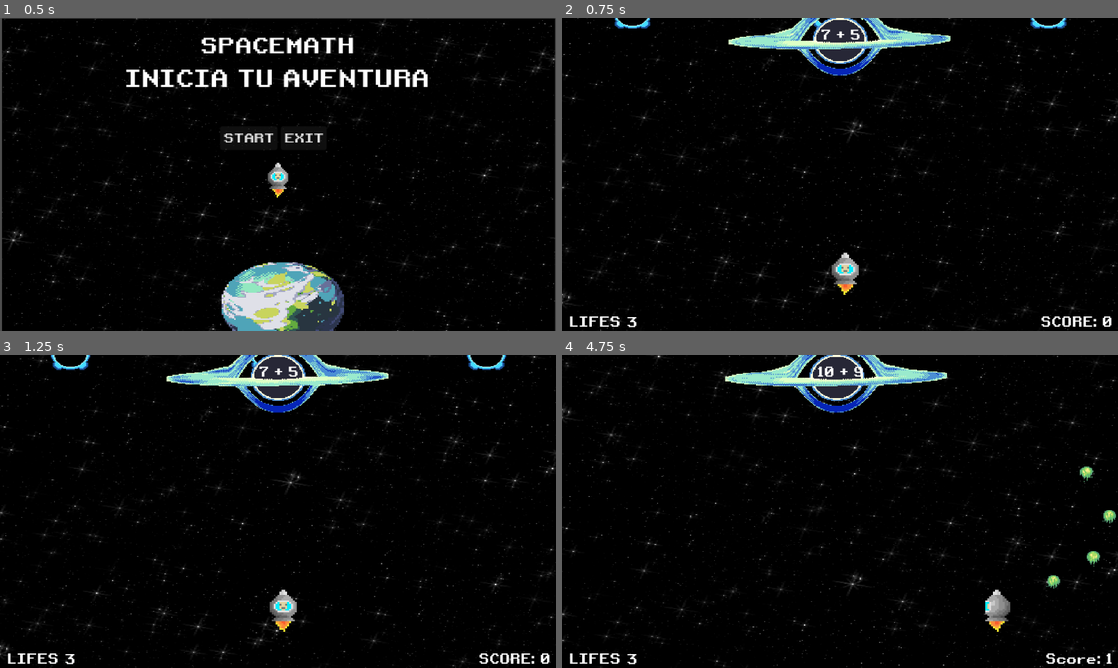
Above: before the commit, frames 1-4 (two rows, left to right).
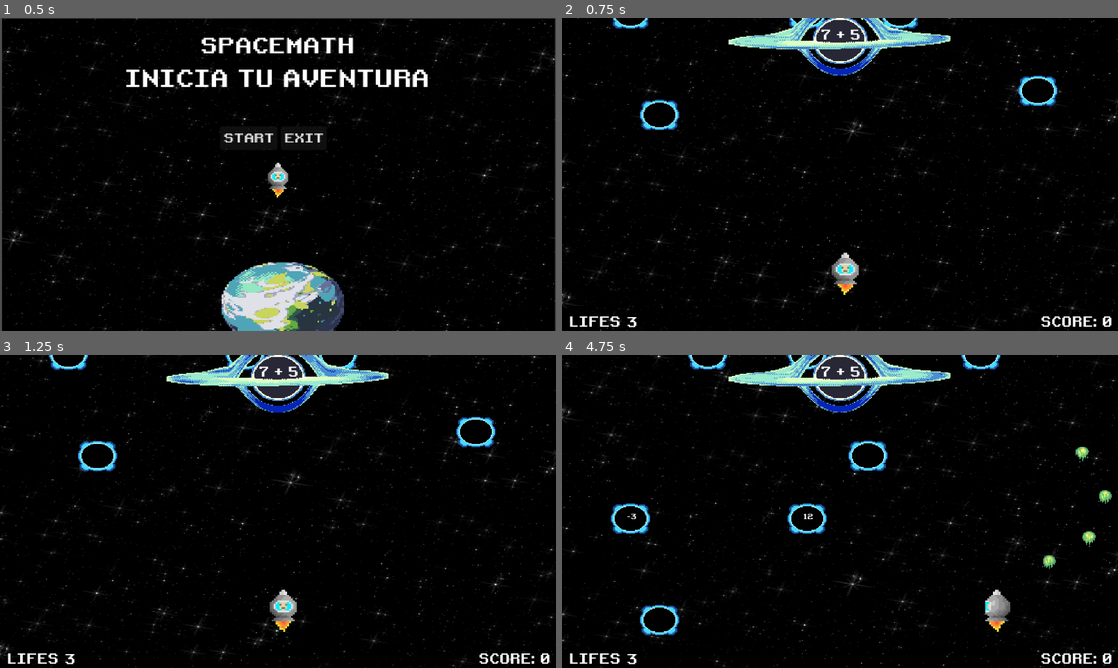
Above: after the commit, the same moments.

Repository: Keeeff9/math-kid
Game: Godot game, scene res://Scenes/menu.tscn
Same seed, same stepped clock (60 frames per second), same inputs: the game is played once before the commit and once after it.
Inputs:
- Up to frame 1 (0.5 s): no input
- Up to frame 2 (0.75 s): click "START" at 0.5 s
- Up to frame 3 (1.25 s): no input
- Up to frame 4 (4.75 s): tap Enter (ui_accept) at 1.25, 1.35, 1.52, 1.82, 2.1, 2.27, 2.57, 2.85, 3.6, 3.77, 4.07, 4.35, 4.52 s; hold Right (ui_right) 1.28-2.03 s; hold Left (ui_left) 2.03-2.78 s; hold Right (ui_right) 2.78-4.28 s; hold Left (ui_left) from 4.28 s (still down)

Frame 1 is identical in both runs. In frame 2, 0.9% of the frame differs, in the area x 9-91%, y 0-36%; in frame 3, 1.0%; in frame 4, 4.2%, in the area x 8-100%, y 0-99%.

Commit message:
Actualizaciones en el juego, leer Funciones.txt v 0.2.2 -D.M

Diff:
--- a/SpaceMath/v.0.2.2/Main_World/world.tscn
+++ b/SpaceMath/v.0.2.2/Main_World/world.tscn
@@ -6,7 +6,8 @@
 [ext_resource type="PackedScene" uid="uid://83t1p7bbqvfx" path="res://Scenes/player.tscn" id="4_glumr"]
 [ext_resource type="PackedScene" uid="uid://dndkq82gsvscg" path="res://Scenes/collision.tscn" id="5_y0hwq"]
 [ext_resource type="PackedScene" uid="uid://g23050u7d6na" path="res://Scenes/gui.tscn" id="7_u4wrg"]
-[ext_resource type="PackedScene" uid="uid://1ywt8pegwruk" path="res://Scenes/EmptyPos.tscn" id="8_2y3o6"]
+[ext_resource type="PackedScene" uid="uid://1ywt8pegwruk" path="res://Scenes/EnemyPos.tscn" id="8_2y3o6"]
+[ext_resource type="PackedScene" uid="uid://8oxns2yfh5i7" path="res://Scenes/menu_pausa.tscn" id="8_uhaoi"]
 
 [node name="main" type="Node2D"]
 script = ExtResource("1_86qvf")
@@ -42,13 +43,27 @@
 [node name="PositionEnemy" type="Node" parent="."]
 
 [node name="Enemy1" parent="PositionEnemy" instance=ExtResource("8_2y3o6")]
-position = Vector2(146, 28)
+position = Vector2(142, 41)
 
 [node name="Enemy2" parent="PositionEnemy" instance=ExtResource("8_2y3o6")]
-position = Vector2(558, 35)
+position = Vector2(508, 45)
 
 [node name="Enemy3" parent="PositionEnemy" instance=ExtResource("8_2y3o6")]
-position = Vector2(1008, 54)
+position = Vector2(1020, 54)
+
+[node name="Enemy4" parent="PositionEnemy" instance=ExtResource("8_2y3o6")]
+position = Vector2(868, 54)
+
+[node name="Enemy5" parent="PositionEnemy" instance=ExtResource("8_2y3o6")]
+position = Vector2(700, 49)
+
+[node name="Enemy6" parent="PositionEnemy" instance=ExtResource("8_2y3o6")]
+position = Vector2(302, 48)
+
+[node name="CanvasLayer" type="CanvasLayer" parent="."]
+visible = false
+
+[node name="menuPausa" parent="CanvasLayer" instance=ExtResource("8_uhaoi")]
 
 [connection signal="child_entered_tree" from="." to="." method="_on_child_entered_tree"]
 [connection signal="timeout" from="Parallax2D/Timer" to="." method="_on_timer_timeout"]
--- a/SpaceMath/v.0.2.2/Scenes/EmptyPos.tscn
+++ b/SpaceMath/v.0.2.2/Scenes/EnemyPos.tscn
@@ -1,3 +1,3 @@
 [gd_scene format=3 uid="uid://1ywt8pegwruk"]
 
-[node name="EmptyPos" type="Node2D"]
+[node name="EnemyPos" type="Node2D"]
--- a/SpaceMath/v.0.2.2/Scenes/bullet.tscn
+++ b/SpaceMath/v.0.2.2/Scenes/bullet.tscn
@@ -45,7 +45,9 @@
 [node name="Node2D" type="Node2D"]
 
 [node name="Bullet" type="Area2D" parent="."]
+position = Vector2(-9, -41)
 script = ExtResource("1_2fa23")
+metadata/_edit_group_ = true
 
 [node name="AnimatedSprite2D" type="AnimatedSprite2D" parent="Bullet"]
 texture_filter = 1
--- /dev/null
+++ b/SpaceMath/v.0.2.2/Scenes/menu_pausa.tscn
@@ -0,0 +1,468 @@
+[gd_scene load_steps=67 format=3 uid="uid://8oxns2yfh5i7"]
+
+[ext_resource type="Script" path="res://Scripts/menu_pausa.gd" id="1_6e7l0"]
+[ext_resource type="Texture2D" uid="uid://kfxu2dg0ar3g" path="res://Assets/background.png" id="2_ri8mt"]
+[ext_resource type="Texture2D" uid="uid://cvjkkflevmwiy" path="res://Assets/planet.png" id="3_j3wi0"]
+[ext_resource type="FontFile" uid="uid://s15272omc2m3" path="res://Assets/fonts/retro.ttf" id="4_24mp2"]
+
+[sub_resource type="AtlasTexture" id="AtlasTexture_vyr52"]
+atlas = ExtResource("3_j3wi0")
+region = Rect2(0, 0, 70, 70)
+
+[sub_resource type="AtlasTexture" id="AtlasTexture_583tm"]
+atlas = ExtResource("3_j3wi0")
+region = Rect2(70, 0, 70, 70)
+
+[sub_resource type="AtlasTexture" id="AtlasTexture_j3uuf"]
+atlas = ExtResource("3_j3wi0")
+region = Rect2(140, 0, 70, 70)
+
+[sub_resource type="AtlasTexture" id="AtlasTexture_lmw2q"]
+atlas = ExtResource("3_j3wi0")
+region = Rect2(210, 0, 70, 70)
+
+[sub_resource type="AtlasTexture" id="AtlasTexture_mf2ho"]
+atlas = ExtResource("3_j3wi0")
+region = Rect2(280, 0, 70, 70)
+
+[sub_resource type="AtlasTexture" id="AtlasTexture_c4gor"]
+atlas = ExtResource("3_j3wi0")
+region = Rect2(350, 0, 70, 70)
+
+[sub_resource type="AtlasTexture" id="AtlasTexture_g3f7q"]
+atlas = ExtResource("3_j3wi0")
+region = Rect2(420, 0, 70, 70)
+
+[sub_resource type="AtlasTexture" id="AtlasTexture_6fibw"]
+atlas = ExtResource("3_j3wi0")
+region = Rect2(490, 0, 70, 70)
+
+[sub_resource type="AtlasTexture" id="AtlasTexture_kbw07"]
+atlas = ExtResource("3_j3wi0")
+region = Rect2(560, 0, 70, 70)
+
+[sub_resource type="AtlasTexture" id="AtlasTexture_55gul"]
+atlas = ExtResource("3_j3wi0")
+region = Rect2(630, 0, 70, 70)
+
+[sub_resource type="AtlasTexture" id="AtlasTexture_sm1b1"]
+atlas = ExtResource("3_j3wi0")
+region = Rect2(700, 0, 70, 70)
+
+[sub_resource type="AtlasTexture" id="AtlasTexture_biyey"]
+atlas = ExtResource("3_j3wi0")
+region = Rect2(770, 0, 70, 70)
+
+[sub_resource type="AtlasTexture" id="AtlasTexture_eci4s"]
+atlas = ExtResource("3_j3wi0")
+region = Rect2(840, 0, 70, 70)
+
+[sub_resource type="AtlasTexture" id="AtlasTexture_8x7uh"]
+atlas = ExtResource("3_j3wi0")
+region = Rect2(910, 0, 70, 70)
+
+[sub_resource type="AtlasTexture" id="AtlasTexture_ex1dv"]
+atlas = ExtResource("3_j3wi0")
+region = Rect2(980, 0, 70, 70)
+
+[sub_resource type="AtlasTexture" id="AtlasTexture_t3hvv"]
+atlas = ExtResource("3_j3wi0")
+region = Rect2(1050, 0, 70, 70)
+
+[sub_resource type="AtlasTexture" id="AtlasTexture_iegjq"]
+atlas = ExtResource("3_j3wi0")
+region = Rect2(1120, 0, 70, 70)
+
+[sub_resource type="AtlasTexture" id="AtlasTexture_j4kqt"]
+atlas = ExtResource("3_j3wi0")
+region = Rect2(1190, 0, 70, 70)
+
+[sub_resource type="AtlasTexture" id="AtlasTexture_ek6wj"]
+atlas = ExtResource("3_j3wi0")
+region = Rect2(1260, 0, 70, 70)
+
+[sub_resource type="AtlasTexture" id="AtlasTexture_iexc8"]
+atlas = ExtResource("3_j3wi0")
+region = Rect2(1330, 0, 70, 70)
+
+[sub_resource type="AtlasTexture" id="AtlasTexture_a4iuj"]
+atlas = ExtResource("3_j3wi0")
+region = Rect2(1400, 0, 70, 70)
+
+[sub_resource type="AtlasTexture" id="AtlasTexture_kmlad"]
+atlas = ExtResource("3_j3wi0")
+region = Rect2(1470, 0, 70, 70)
+
+[sub_resource type="AtlasTexture" id="AtlasTexture_anic8"]
+atlas = ExtResource("3_j3wi0")
+region = Rect2(1540, 0, 70, 70)
+
+[sub_resource type="AtlasTexture" id="AtlasTexture_48fvn"]
+atlas = ExtResource("3_j3wi0")
+region = Rect2(1610, 0, 70, 70)
+
+[sub_resource type="AtlasTexture" id="AtlasTexture_vpgpg"]
+atlas = ExtResource("3_j3wi0")
+region = Rect2(1680, 0, 70, 70)
+
+[sub_resource type="AtlasTexture" id="AtlasTexture_mv32s"]
+atlas = ExtResource("3_j3wi0")
+region = Rect2(1750, 0, 70, 70)
+
+[sub_resource type="AtlasTexture" id="AtlasTexture_mgkh2"]
+atlas = ExtResource("3_j3wi0")
+region = Rect2(1820, 0, 70, 70)
+
+[sub_resource type="AtlasTexture" id="AtlasTexture_itkxb"]
+atlas = ExtResource("3_j3wi0")
+region = Rect2(1890, 0, 70, 70)
+
+[sub_resource type="AtlasTexture" id="AtlasTexture_65lj3"]
+atlas = ExtResource("3_j3wi0")
+region = Rect2(1960, 0, 70, 70)
+
+[sub_resource type="AtlasTexture" id="AtlasTexture_0kcps"]
+atlas = ExtResource("3_j3wi0")
+region = Rect2(2030, 0, 70, 70)
+
+[sub_resource type="AtlasTexture" id="AtlasTexture_06yyo"]
+atlas = ExtResource("3_j3wi0")
+region = Rect2(2100, 0, 70, 70)
+
+[sub_resource type="AtlasTexture" id="AtlasTexture_o5b37"]
+atlas = ExtResource("3_j3wi0")
+region = Rect2(2170, 0, 70, 70)
+
+[sub_resource type="AtlasTexture" id="AtlasTexture_72ta5"]
+atlas = ExtResource("3_j3wi0")
+region = Rect2(2240, 0, 70, 70)
+
+[sub_resource type="AtlasTexture" id="AtlasTexture_hphj4"]
+atlas = ExtResource("3_j3wi0")
+region = Rect2(2310, 0, 70, 70)
+
+[sub_resource type="AtlasTexture" id="AtlasTexture_f61sj"]
+atlas = ExtResource("3_j3wi0")
+region = Rect2(2380, 0, 70, 70)
+
+[sub_resource type="AtlasTexture" id="AtlasTexture_636a0"]
+atlas = ExtResource("3_j3wi0")
+region = Rect2(2450, 0, 70, 70)
+
+[sub_resource type="AtlasTexture" id="AtlasTexture_xa8ji"]
+atlas = ExtResource("3_j3wi0")
+region = Rect2(2520, 0, 70, 70)
+
+[sub_resource type="AtlasTexture" id="AtlasTexture_pavt4"]
+atlas = ExtResource("3_j3wi0")
+region = Rect2(2590, 0, 70, 70)
+
+[sub_resource type="AtlasTexture" id="AtlasTexture_7h1rb"]
+atlas = ExtResource("3_j3wi0")
+region = Rect2(2660, 0, 70, 70)
+
+[sub_resource type="AtlasTexture" id="AtlasTexture_n4jnb"]
+atlas = ExtResource("3_j3wi0")
+region = Rect2(2730, 0, 70, 70)
+
+[sub_resource type="AtlasTexture" id="AtlasTexture_ejyer"]
+atlas = ExtResource("3_j3wi0")
+region = Rect2(2800, 0, 70, 70)
+
+[sub_resource type="AtlasTexture" id="AtlasTexture_mju1r"]
+atlas = ExtResource("3_j3wi0")
+region = Rect2(2870, 0, 70, 70)
+
+[sub_resource type="AtlasTexture" id="AtlasTexture_xfvoi"]
+atlas = ExtResource("3_j3wi0")
+region = Rect2(2940, 0, 70, 70)
+
+[sub_resource type="AtlasTexture" id="AtlasTexture_w7pmx"]
+atlas = ExtResource("3_j3wi0")
+region = Rect2(3010, 0, 70, 70)
+
+[sub_resource type="AtlasTexture" id="AtlasTexture_sb443"]
+atlas = ExtResource("3_j3wi0")
+region = Rect2(3080, 0, 70, 70)
+
+[sub_resource type="AtlasTexture" id="AtlasTexture_r8w7d"]
+atlas = ExtResource("3_j3wi0")
+region = Rect2(3150, 0, 70, 70)
+
+[sub_resource type="AtlasTexture" id="AtlasTexture_g21qs"]
+atlas = ExtResource("3_j3wi0")
+region = Rect2(3220, 0, 70, 70)
+
+[sub_resource type="AtlasTexture" id="AtlasTexture_v611j"]
+atlas = ExtResource("3_j3wi0")
+region = Rect2(3290, 0, 70, 70)
+
+[sub_resource type="AtlasTexture" id="AtlasTexture_sytgh"]
+atlas = ExtResource("3_j3wi0")
+region = Rect2(3360, 0, 70, 70)
+
+[sub_resource type="AtlasTexture" id="AtlasTexture_ah7wh"]
+atlas = ExtResource("3_j3wi0")
+region = Rect2(3430, 0, 70, 70)
+
+[sub_resource type="AtlasTexture" id="AtlasTexture_yskmj"]
+atlas = ExtResource("3_j3wi0")
+region = Rect2(3500, 0, 70, 70)
+
+[sub_resource type="AtlasTexture" id="AtlasTexture_wls4b"]
+atlas = ExtResource("3_j3wi0")
+region = Rect2(3570, 0, 70, 70)
+
+[sub_resource type="AtlasTexture" id="AtlasTexture_vb7kn"]
+atlas = ExtResource("3_j3wi0")
+region = Rect2(3640, 0, 70, 70)
+
+[sub_resource type="AtlasTexture" id="AtlasTexture_jbf4g"]
+atlas = ExtResource("3_j3wi0")
+region = Rect2(3710, 0, 70, 70)
+
+[sub_resource type="AtlasTexture" id="AtlasTexture_2e1wo"]
+atlas = ExtResource("3_j3wi0")
+region = Rect2(3780, 0, 70, 70)
+
+[sub_resource type="AtlasTexture" id="AtlasTexture_mjfdq"]
+atlas = ExtResource("3_j3wi0")
+region = Rect2(3850, 0, 70, 70)
+
+[sub_resource type="AtlasTexture" id="AtlasTexture_ldx4e"]
+atlas = ExtResource("3_j3wi0")
+region = Rect2(3920, 0, 70, 70)
+
+[sub_resource type="AtlasTexture" id="AtlasTexture_colcn"]
+atlas = ExtResource("3_j3wi0")
+region = Rect2(3990, 0, 70, 70)
+
+[sub_resource type="AtlasTexture" id="AtlasTexture_0s4xg"]
+atlas = ExtResource("3_j3wi0")
+region = Rect2(4060, 0, 70, 70)
+
+[sub_resource type="AtlasTexture" id="AtlasTexture_vaup4"]
+atlas = ExtResource("3_j3wi0")
+region = Rect2(4130, 0, 70, 70)
+
+[sub_resource type="SpriteFrames" id="SpriteFrames_w531m"]
+animations = [{
+"frames": [{
+"duration": 1.0,
+"texture": SubResource("AtlasTexture_vyr52")
+}, {
+"duration": 1.0,
+"texture": SubResource("AtlasTexture_583tm")
+}, {
+"duration": 1.0,
+"texture": SubResource("AtlasTexture_j3uuf")
+}, {
+"duration": 1.0,
+"texture": SubResource("AtlasTexture_lmw2q")
+}, {
+"duration": 1.0,
+"texture": SubResource("AtlasTexture_mf2ho")
+}, {
+"duration": 1.0,
+"texture": SubResource("AtlasTexture_c4gor")
+}, {
+"duration": 1.0,
+"texture": SubResource("AtlasTexture_g3f7q")
+}, {
+"duration": 1.0,
+"texture": SubResource("AtlasTexture_6fibw")
+}, {
+"duration": 1.0,
+"texture": SubResource("AtlasTexture_kbw07")
+}, {
+"duration": 1.0,
+"texture": SubResource("AtlasTexture_55gul")
+}, {
+"duration": 1.0,
+"texture": SubResource("AtlasTexture_sm1b1")
+}, {
+"duration": 1.0,
+"texture": SubResource("AtlasTexture_biyey")
+}, {
+"duration": 1.0,
+"texture": SubResource("AtlasTexture_eci4s")
+}, {
+"duration": 1.0,
+"texture": SubResource("AtlasTexture_8x7uh")
+}, {
+"duration": 1.0,
+"texture": SubResource("AtlasTexture_ex1dv")
+}, {
+"duration": 1.0,
+"texture": SubResource("AtlasTexture_t3hvv")
+}, {
+"duration": 1.0,
+"texture": SubResource("AtlasTexture_iegjq")
+}, {
+"duration": 1.0,
+"texture": SubResource("AtlasTexture_j4kqt")
+}, {
+"duration": 1.0,
+"texture": SubResource("AtlasTexture_ek6wj")
+}, {
+"duration": 1.0,
+"texture": SubResource("AtlasTexture_iexc8")
+}, {
+"duration": 1.0,
+"texture": SubResource("AtlasTexture_a4iuj")
+}, {
+"duration": 1.0,
+"texture": SubResource("AtlasTexture_kmlad")
+}, {
+"duration": 1.0,
+"texture": SubResource("AtlasTexture_anic8")
+}, {
+"duration": 1.0,
+"texture": SubResource("AtlasTexture_48fvn")
+}, {
+"duration": 1.0,
+"texture": SubResource("AtlasTexture_vpgpg")
+}, {
+"duration": 1.0,
+"texture": SubResource("AtlasTexture_mv32s")
+}, {
+"duration": 1.0,
+"texture": SubResource("AtlasTexture_mgkh2")
+}, {
+"duration": 1.0,
+"texture": SubResource("AtlasTexture_itkxb")
+}, {
+"duration": 1.0,
+"texture": SubResource("AtlasTexture_65lj3")
+}, {
+"duration": 1.0,
+"texture": SubResource("AtlasTexture_0kcps")
+}, {
+"duration": 1.0,
+"texture": SubResource("AtlasTexture_06yyo")
+}, {
+"duration": 1.0,
+"texture": SubResource("AtlasTexture_o5b37")
+}, {
+"duration": 1.0,
+"texture": SubResource("AtlasTexture_72ta5")
+}, {
+"duration": 1.0,
+"texture": SubResource("AtlasTexture_hphj4")
+}, {
+"duration": 1.0,
+"texture": SubResource("AtlasTexture_f61sj")
+}, {
+"duration": 1.0,
+"texture": SubResource("AtlasTexture_636a0")
+}, {
+"duration": 1.0,
+"texture": SubResource("AtlasTexture_xa8ji")
+}, {
+"duration": 1.0,
+"texture": SubResource("AtlasTexture_pavt4")
+}, {
+"duration": 1.0,
+"texture": SubResource("AtlasTexture_7h1rb")
+}, {
+"duration": 1.0,
+"texture": SubResource("AtlasTexture_n4jnb")
+}, {
+"duration": 1.0,
+"texture": SubResource("AtlasTexture_ejyer")
+}, {
+"duration": 1.0,
+"texture": SubResource("AtlasTexture_mju1r")
+}, {
+"duration": 1.0,
+"texture": SubResource("AtlasTexture_xfvoi")
+}, {
+"duration": 1.0,
+"texture": SubResource("AtlasTexture_w7pmx")
+}, {
+"duration": 1.0,
+"texture": SubResource("AtlasTexture_sb443")
+}, {
+"duration": 1.0,
+"texture": SubResource("AtlasTexture_r8w7d")
+}, {
+"duration": 1.0,
+"texture": SubResource("AtlasTexture_g21qs")
+}, {
+"duration": 1.0,
+"texture": SubResource("AtlasTexture_v611j")
+}, {
+"duration": 1.0,
+"texture": SubResource("AtlasTexture_sytgh")
+}, {
+"duration": 1.0,
+"texture": SubResource("AtlasTexture_ah7wh")
+}, {
+"duration": 1.0,
+"texture": SubResource("AtlasTexture_yskmj")
+}, {
+"duration": 1.0,
+"texture": SubResource("AtlasTexture_wls4b")
+}, {
+"duration": 1.0,
+"texture": SubResource("AtlasTexture_vb7kn")
+}, {
+"duration": 1.0,
+"texture": SubResource("AtlasTexture_jbf4g")
+}, {
+"duration": 1.0,
+"texture": SubResource("AtlasTexture_2e1wo")
+}, {
+"duration": 1.0,
+"texture": SubResource("AtlasTexture_mjfdq")
+}, {
+"duration": 1.0,
+"texture": SubResource("AtlasTexture_ldx4e")
+}, {
+"duration": 1.0,
+"texture": SubResource("AtlasTexture_colcn")
+}, {
+"duration": 1.0,
+"texture": SubResource("AtlasTexture_0s4xg")
+}, {
+"duration": 1.0,
+"texture": SubResource("AtlasTexture_vaup4")
+}],
+"loop": true,
+"name": &"default",
+"speed": 9.0
+}]
+
+[sub_resource type="LabelSettings" id="LabelSettings_dotdj"]
+font_size = 27
+
+[node name="menuPausa" type="Control"]
+process_mode = 3
+layout_mode = 3
+anchors_preset = 0
+script = ExtResource("1_6e7l0")
+
+[node name="Background" type="Sprite2D" parent="."]
+texture_filter = 1
+position = Vector2(577, 330.5)
+scale = Vector2(2.23828, 1.28711)
+texture = ExtResource("2_ri8mt")
+
+[node name="Planet" type="AnimatedSprite2D" parent="."]
+texture_filter = 1
+position = Vector2(596, 433)
+scale = Vector2(3.67917, 2.53333)
+sprite_frames = SubResource("SpriteFrames_w531m")
+autoplay = "default"
+
+[node name="Title" type="Label" parent="."]
+offset_left = 491.0
+offset_top = 214.0
+offset_right = 679.0
+offset_bottom = 287.0
+theme_override_fonts/font = ExtResource("4_24mp2")
+text = "PAUSED
+
+ PRESS TAB"
+label_settings = SubResource("LabelSettings_dotdj")
+horizontal_alignment = 1
--- a/SpaceMath/v.0.2.2/Scripts/bullet.gd
+++ b/SpaceMath/v.0.2.2/Scripts/bullet.gd
@@ -21,9 +21,6 @@
 
 
 
-#func _on_body_entered(body: Node2D) -> void:
-	#print(body.name == "enemy")
-
 
 func _on_area_entered(area_enemy: Area2D) -> void:
 	if area_enemy.is_in_group("enemy"):
@@ -46,9 +43,3 @@
 		else:
 			bullet.queue_free()
 			area_enemy.queue_free()
-
-func randomNumOperation():
-	var numR = RandomNumberGenerator.new()
-	var num1 = numR.randi_range(1,10)
-	var num2 = numR.randi_range(1,10)
-	return [num1,num2]
--- a/SpaceMath/v.0.2.2/Scripts/enemy.gd
+++ b/SpaceMath/v.0.2.2/Scripts/enemy.gd
@@ -42,13 +42,3 @@
 		#gravityy += Vector2(0, 0.2)
 		#print("Aumento la gravedad")
 		#
-
-
-#funciones del label
-#func crearnumrandom():
-	#numeroRandom = RandomNumberGenerator.new()
-	#var num1 = numeroRandom.randi_range(1,10)
-	#var num2 = numeroRandom.randi_range(1,10)
-	#var respuestaRandom = num1 + num2
-	#respuesta.text = str(num1," + ",num2)
-	#print("La respuesta es:", respuestaRandom)
--- a/SpaceMath/v.0.2.2/Scripts/globalVariables.gd
+++ b/SpaceMath/v.0.2.2/Scripts/globalVariables.gd
@@ -24,10 +24,9 @@
 func crearDosNumerosRandom()-> void:
 	incorret_answer.clear()
 	var numRandom = RandomNumberGenerator.new()
-	var numAleatorioRandom = numRandom.randi_range(1,5)
+	var numAleatorioRandom = numRandom.randi_range(1,4)
 	var num1Random = correct_answer + numAleatorioRandom
 	var num2Random =  correct_answer - numAleatorioRandom
-
 
 	while true:
 		if num1Random != num2Random and num1Random != correct_answer and num2Random != correct_answer:
--- /dev/null
+++ b/SpaceMath/v.0.2.2/Scripts/menu_pausa.gd
@@ -0,0 +1,18 @@
+extends Control
+
+# Called when the node enters the scene tree for the first time.
+func _ready() -> void:
+	$Background.visible = false
+	$Planet.visible = false
+	$Title.visible = false
+
+
+
+# Called every frame. 'delta' is the elapsed time since the previous frame.
+func _process(delta: float) -> void:
+	if Input.is_action_just_pressed("tab_pause"):
+		get_tree().paused  = not get_tree().paused
+		var is_paused = get_tree().paused
+		$Background.visible = is_paused
+		$Planet.visible = is_paused
+		$Title.visible = is_paused
--- a/SpaceMath/v.0.2.2/Scripts/world.gd
+++ b/SpaceMath/v.0.2.2/Scripts/world.gd
@@ -5,6 +5,10 @@
 @onready var pos1 = $PositionEnemy/Enemy1
 @onready var pos2 = $PositionEnemy/Enemy2
 @onready var pos3 = $PositionEnemy/Enemy3
+@onready var pos4 = $PositionEnemy/Enemy4
+@onready var pos5 = $PositionEnemy/Enemy5
+@onready var pos6 = $PositionEnemy/Enemy6
+
 #*/
 
 var velocity = 1.0
@@ -12,28 +16,50 @@
 func _ready() -> void:
 	GlobalVariables.score = 0
 	create_enemy()
-
+	create_enemySinRespuesta()
 # Called every frame. 'delta' is the elapsed time since the previous frame.
 func _process(delta: float) -> void:
 	moveBackground()
-
 #Mover el escenario
 func moveBackground():
 	$Parallax2D.scroll_offset.y +=velocity
 
+func create_enemySinRespuesta():
+	var enemy1Solo = enemy_scene.instantiate()
+	var enemy2Solo = enemy_scene.instantiate()
+
+	var randomPosition = RandomNumberGenerator.new()
+	var positionX = randomPosition.randi_range(200,650)
+	var position2X = randomPosition.randi_range(650,1100)
+
+	while positionX == position2X:
+		position2X = randomPosition.randi_range(100,1300)
+		break
+	enemy1Solo.position = Vector2(positionX,+200)
+	enemy2Solo.position = Vector2(position2X,+150)
+	add_child(enemy1Solo)
+	add_child(enemy2Solo)
 #Generar el asteroide y posicion random
+
+
 func create_enemy():
+	var positions = [pos1,pos2,pos3,pos4,pos5,pos6]
+	positions.shuffle()
+	var position_select = positions.slice(0,3)
 
 	var enemy1 = enemy_scene.instantiate()
 	var enemy2 = enemy_scene.instantiate()
 	var enemy3 = enemy_scene.instantiate()
+
 	#Obtener la posicion fija para los tres asteroides
-	enemy1.position = Vector2(pos1.position.x,-10)
-	enemy2.position = Vector2(pos2.position.x,-10)
-	enemy3.position = Vector2(pos3.position.x,-10)
+	enemy1.position = Vector2(position_select[0].position.x,-10)
+	enemy2.position = Vector2(position_select[1].position.x,-10)
+	enemy3.position = Vector2(position_select[2].position.x,-10)
+	print("Se elegieron las posiciones:" , position_select[0].position , position_select[1] , position_select[2])
 	add_child(enemy1)
 	add_child(enemy2)
 	add_child(enemy3)
+
 
 	#obtner el label Respuesta de enemy
 	var enemyLabel1 = enemy1.get_node("Respuesta")
@@ -49,8 +75,7 @@
 		enemyLabels[i].text = "  " + str(answerArray[i])
 
 
-#Velocidad del escenario a los tiros/asteroides
-
 #crear el enemigo cada cierto tiempo
 func _on_timer_enemy_timeout() -> void:
 	create_enemy()
+	create_enemySinRespuesta()
--- a/SpaceMath/v.0.2.2/project.godot
+++ b/SpaceMath/v.0.2.2/project.godot
@@ -24,6 +24,13 @@
 
 [input]
 
+ui_accept={
+"deadzone": 0.5,
+"events": [Object(InputEventKey,"resource_local_to_scene":false,"resource_name":"","device":0,"window_id":0,"alt_pressed":false,"shift_pressed":false,"ctrl_pressed":false,"meta_pressed":false,"pressed":false,"keycode":4194309,"physical_keycode":0,"key_label":0,"unicode":0,"location":0,"echo":false,"script":null)
+, Object(InputEventKey,"resource_local_to_scene":false,"resource_name":"","device":0,"window_id":0,"alt_pressed":false,"shift_pressed":false,"ctrl_pressed":false,"meta_pressed":false,"pressed":false,"keycode":4194310,"physical_keycode":0,"key_label":0,"unicode":0,"location":0,"echo":false,"script":null)
+, Object(InputEventKey,"resource_local_to_scene":false,"resource_name":"","device":-1,"window_id":0,"alt_pressed":false,"shift_pressed":false,"ctrl_pressed":false,"meta_pressed":false,"pressed":false,"keycode":0,"physical_keycode":32,"key_label":0,"unicode":32,"location":0,"echo":false,"script":null)
+]
+}
 D={
 "deadzone": 0.5,
 "events": [Object(InputEventKey,"resource_local_to_scene":false,"resource_name":"","device":-1,"window_id":0,"alt_press …(192 unchanged characters)…
@@ -44,6 +51,11 @@
 "events": [Object(InputEventMouseButton,"resource_local_to_scene":false,"resource_name":"","device":-1,"window_id":0,"a …(253 unchanged characters)…
 ]
 }
+tab_pause={
+"deadzone": 0.5,
+"events": [Object(InputEventKey,"resource_local_to_scene":false,"resource_name":"","device":-1,"window_id":0,"alt_pressed":false,"shift_pressed":false,"ctrl_pressed":false,"meta_pressed":false,"pressed":false,"keycode":0,"physical_keycode":4194306,"key_label":0,"unicode":0,"location":0,"echo":false,"script":null)
+]
+}
 
 [rendering]
 
Not shown: 1 places in SpaceMath/v.0.2.2/Main_World/world.tscn that only renumber resources
